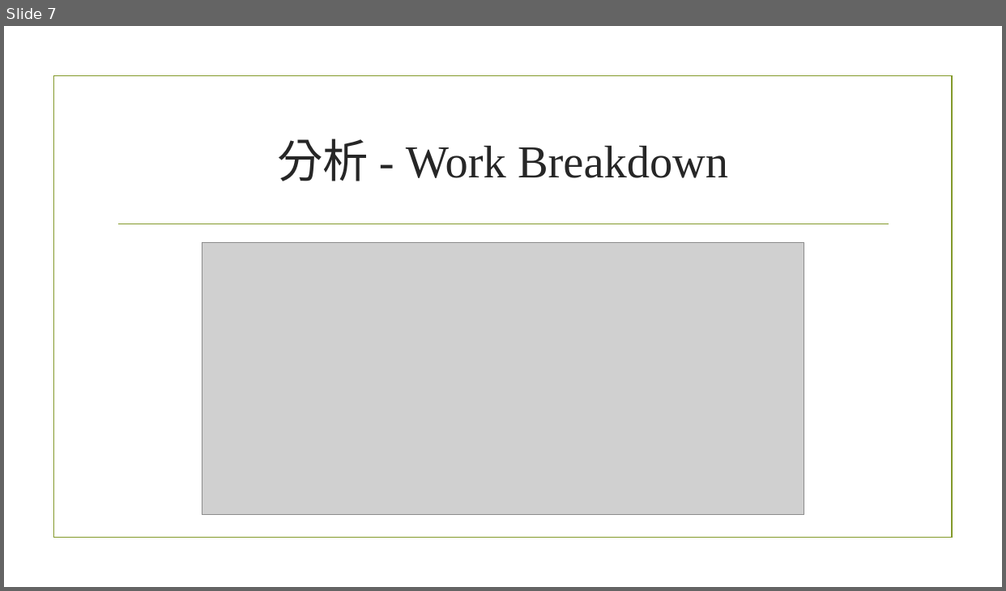
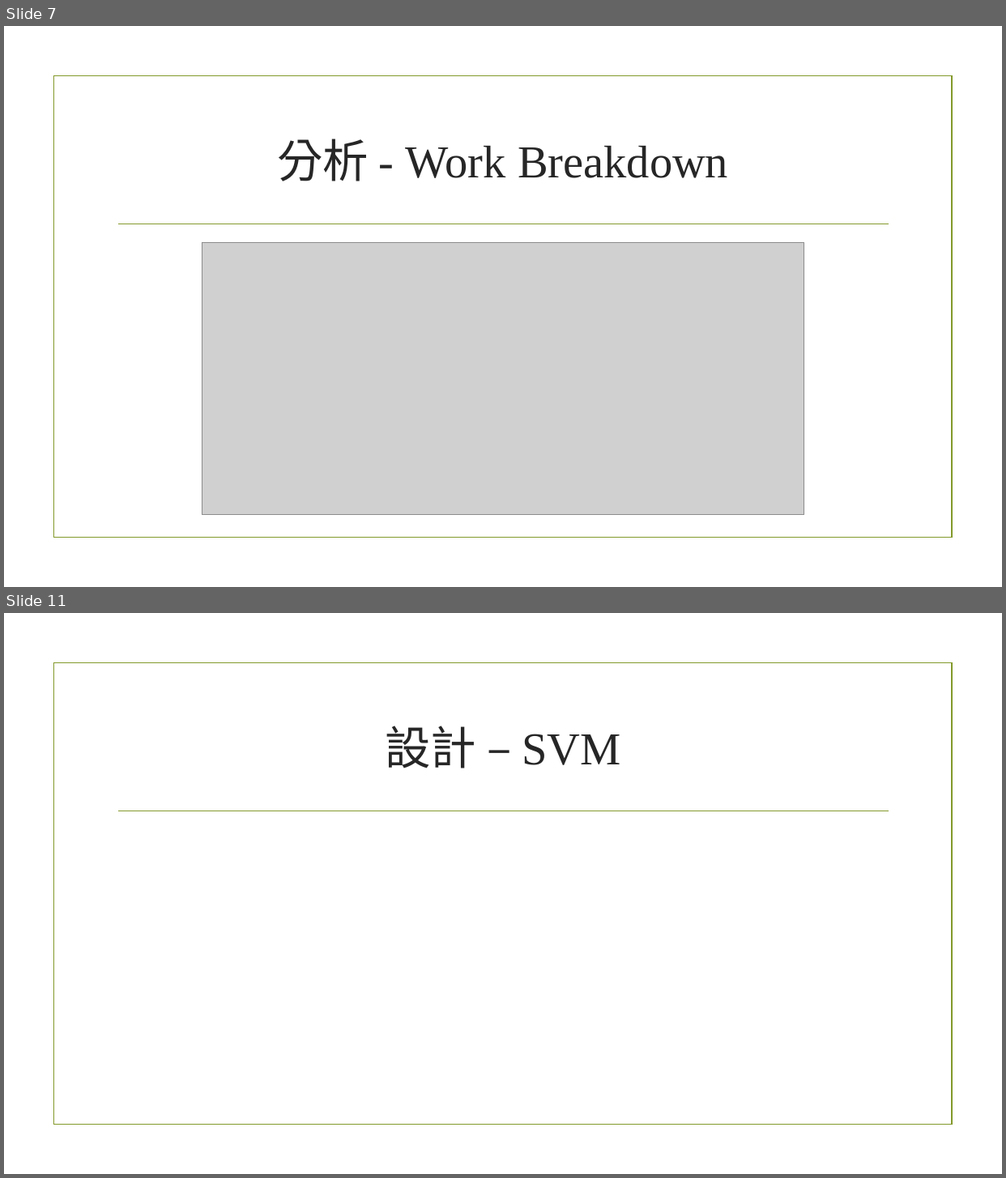
Before and after one commit to ErEcheLon/Mechine-Learning, a slide deck: Hw6/ML_PingPong.pptx. Shown one above the other, each under a label of ours: slide 7 before the commit, slides 7 and 11 after it; the slides between them are not shown. The pictures are 1006x591 and 1006x1178 pixels, drawn with LibreOffice and Linux fonts; fonts in the diff are those of the drawing; grey boxes stand for pictures; background and template pictures are left out. Boxes give left, top, right and bottom in pixels: in the first picture for what was removed or moved away, otherwise in the second. Text is boxed around its words. In the diff, an @@ line names an element or a change of style, - is before the commit and + after.

```diff
--- a/Hw6/ML_PingPong.pptx
+++ b/Hw6/ML_PingPong.pptx
@@ slide 11 added at (4,613,1002,1174), background picture (left out); not listed: 2 template elements that a slide beside it also shows @@
@@ title added at (385,726,620,769), 44 pt, text #262626 @@
+設計 – SVM
```
Also in this commit, not shown: 1 slide changed, 2 other slides added.
